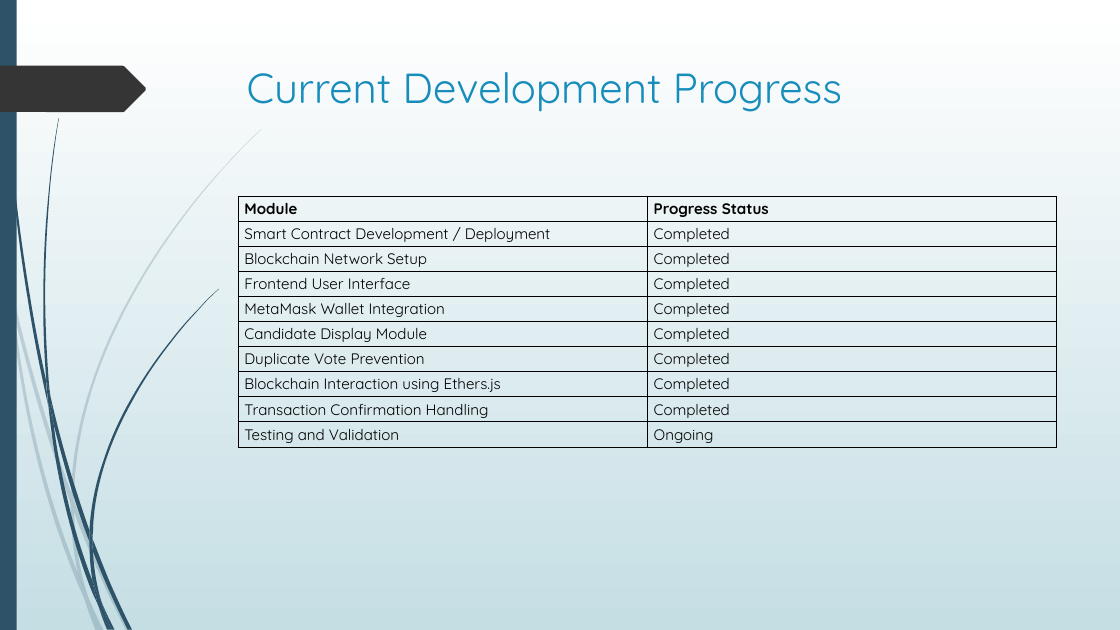
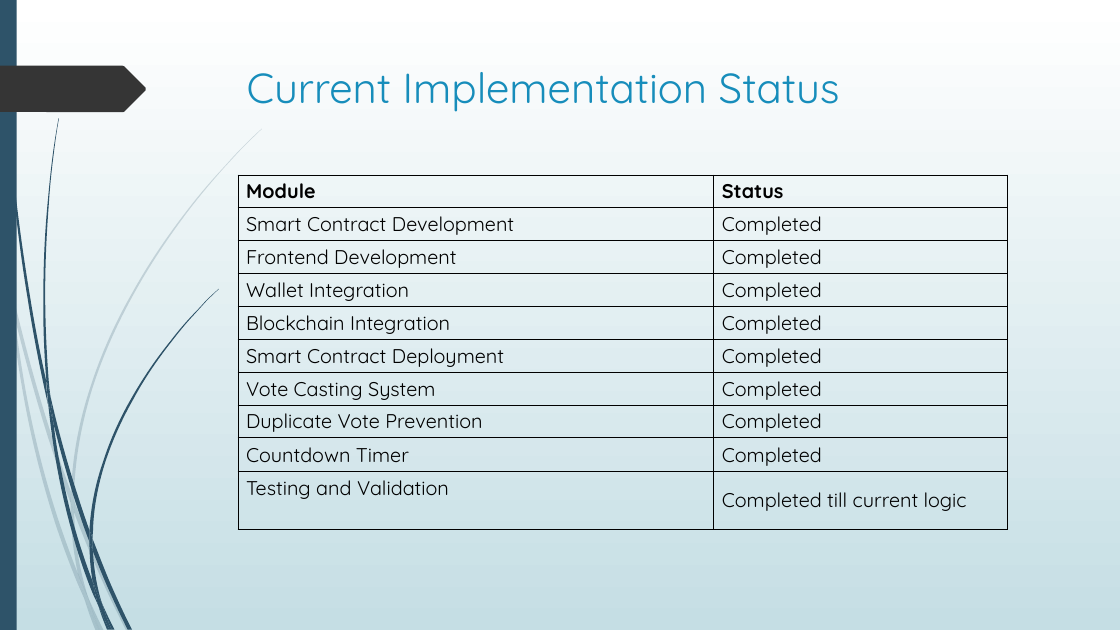
Before and after one commit to chigonglei/DAppSopolia, a slide deck: slide 28 of Presentation.pptx (slide 3 before the commit). Drawn at 1120x630 pixels with LibreOffice and Linux fonts; fonts in the diff are those of the drawing. Boxes give left, top, right and bottom in pixels: in the first picture for what was removed or moved away, otherwise in the second. Text is boxed around its words. In the diff, an @@ line names an element or a change of style, - is before the commit and + after.

```diff
--- a/Presentation.pptx
+++ b/Presentation.pptx
@@ title at box(247, 72, 840, 112): text changed @@
-Current Development Progress
+Current Implementation Status
@@ table at box(239, 175, 1007, 519) @@
-row 1: Module | Progress Status
-row 2: Smart Contract Development / Deployment | Completed
-row 3: Blockchain Network Setup | Completed
-row 4: Frontend User Interface | Completed
-row 5: MetaMask Wallet Integration | Completed
-row 6: Candidate Display Module | Completed
+row 1: Module | Status
+row 2: Smart Contract Development | Completed
+row 3: Frontend Development | Completed
+row 4: Wallet Integration | Completed
+row 5: Blockchain Integration | Completed
+row 6: Smart Contract Deployment | Completed
+row 7: Vote Casting System | Completed
-row 8: Blockchain Interaction using Ethers.js | Completed
-row 9: Transaction Confirmation Handling | Completed
-row 10: Testing and Validation | Ongoing
+row 9: Countdown Timer | Completed
+row 10: Testing and Validation | Completed till current logic
@@ size 13 to 17 pt in "Module", "Completed", "Completed", "Completed" and 6 more places @@
@@ table: place and size @@
-table at box(239, 196, 1057, 447)
+table at box(239, 175, 1007, 519)
```
Also in this commit, not shown: 11 other slides changed, 20 slides added, 7 slides removed, 5 other files.
